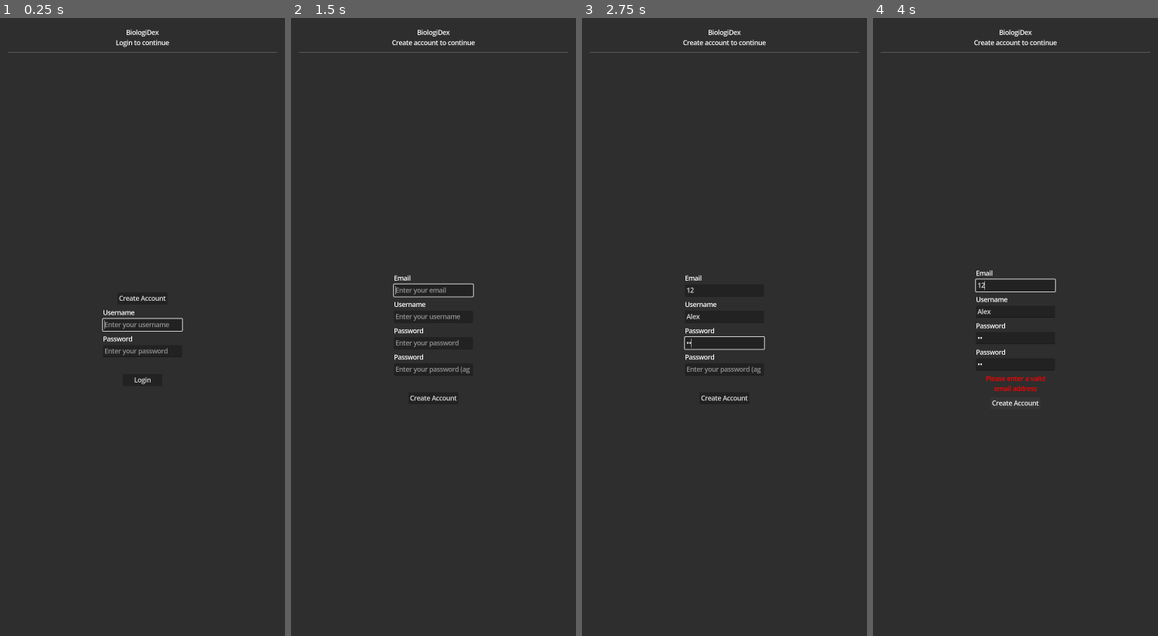
Above: before the commit, frames 1-4 (left to right).
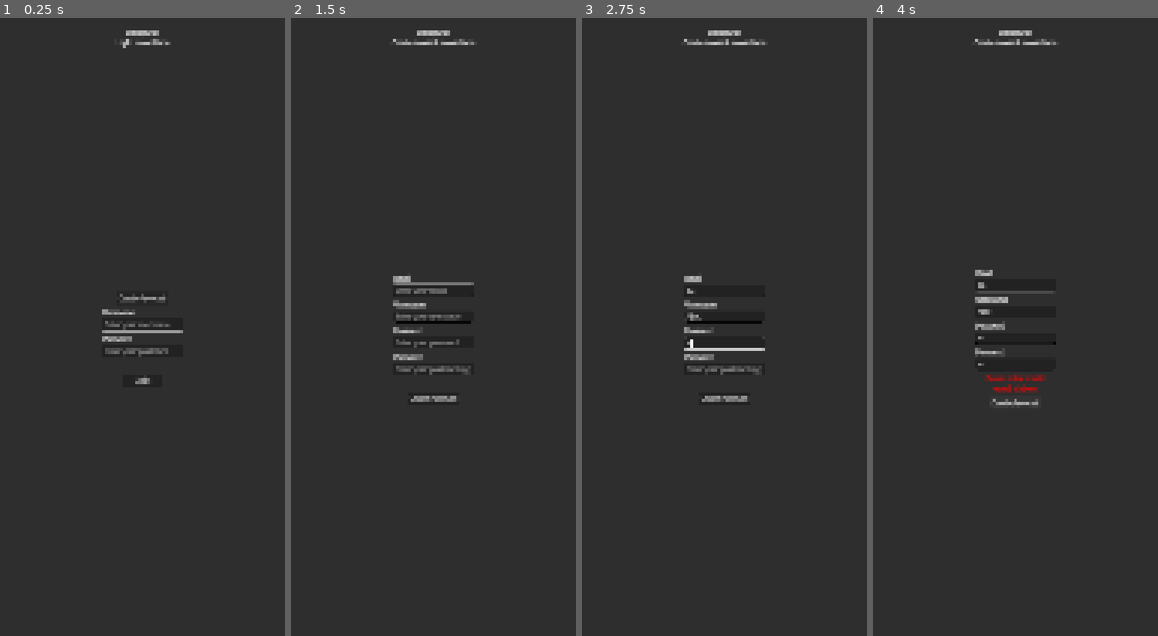
Above: after the commit, the same moments.

Repository: BryanRacic/biologidex
Game: Godot game, scene res://scenes/login/login.tscn
Same seed, same stepped clock (60 frames per second), same inputs: the game is played once before the commit and once after it.
Inputs (mouse positions are in pixels of both pictures, inside the frame that each line leads up to):
- Up to frame 1 (0.25 s): no input
- Up to frame 2 (1.5 s): click (433, 327) at 0.52 s; type "Alex" at 0.6 s; click (433, 351) at 0.75 s; type "12" at 0.83 s; click "Create Account" at 1.25 s
- Up to frame 3 (2.75 s): click (724, 289) at 2.02 s; type "12" at 2.1 s; click (724, 314) at 2.25 s; type "Alex" at 2.33 s; click (724, 345) at 2.48 s; type "12" at 2.57 s
- Up to frame 4 (4 s): click (1015, 370) at 2.77 s; type "12" at 2.85 s; click "Create Account" at 3.5 s

The runs differ from the first frame. In frame 1, 1.1% of the frame differs, in the area x 2-98%, y 1-60%; in frame 2, 1.7%, in the area x 2-98%, y 1-63%; in frame 3, 1.4%; in frame 4, 1.4%.

Commit message:
Export fixes & custom html shell

Diff:
--- a/client/biologidex-client/features/navigation/navigation_manager.gd
+++ b/client/biologidex-client/features/navigation/navigation_manager.gd
@@ -9,6 +9,39 @@
 var scene_stack: Array[String] = []
 var max_stack_size: int = 10  # Prevent memory issues with very deep navigation
 var navigation_context: Dictionary = {}  # Context data to pass to next scene
+
+
+func _ready() -> void:
+	_setup_display_scaling()
+
+
+func _setup_display_scaling() -> void:
+	"""Configure display scaling for high DPI devices"""
+	var screen_count := DisplayServer.get_screen_count()
+	var primary_screen := DisplayServer.get_primary_screen()
+	var screen_dpi := DisplayServer.screen_get_dpi(primary_screen)
+	var screen_size := DisplayServer.screen_get_size(primary_screen)
+
+	# Log display info for debugging
+	print("[Display] Screens: %d, Primary DPI: %d, Size: %s" % [screen_count, screen_dpi, screen_size])
+
+	# On web, get_screen_scale returns 1.0 but the browser handles DPI
+	# On desktop, we may need to adjust content_scale_factor
+	if OS.has_feature("web"):
+		# Web platforms handle DPI via HTML/CSS - log for debugging
+		print("[Display] Web platform detected - DPI handled by browser")
+	else:
+		# Desktop platforms - check if we need scale adjustment
+		var window := get_window()
+		if window and screen_dpi > 0:
+			# Standard DPI is ~96 on Windows, ~72 on macOS
+			# If DPI is significantly higher, we may be on a high DPI display
+			var base_dpi := 96.0 if OS.has_feature("windows") else 72.0
+			var scale_factor := screen_dpi / base_dpi
+
+			if scale_factor > 1.5:
+				print("[Display] High DPI detected (scale: %.2f)" % scale_factor)
+				# content_scale_factor is automatically handled by allow_hidpi setting
 
 
 func navigate_to(scene_path: String, clear_history: bool = false) -> void:
--- a/client/biologidex-client/features/ui/components/image_viewer/image_viewer.tscn
+++ b/client/biologidex-client/features/ui/components/image_viewer/image_viewer.tscn
@@ -12,7 +12,7 @@
 grow_vertical = 2
 script = ExtResource("1")
 
-[node name="AspectRatioContainer" type="AspectRatioContainer"]
+[node name="AspectRatioContainer" type="AspectRatioContainer" parent="."]
 layout_mode = 1
 anchors_preset = 15
 anchor_right = 1.0
--- a/client/biologidex-client/project.godot
+++ b/client/biologidex-client/project.godot
@@ -31,7 +31,7 @@
 window/size/initial_position_type=3
 window/size/window_width_override=1280
 window/size/window_height_override=720
-window/stretch/mode="viewport"
+window/stretch/mode="canvas_items"
 window/stretch/aspect="expand"
 window/handheld/orientation=6
 
@@ -42,6 +42,7 @@
 [gui]
 
 theme/default_font_multichannel_signed_distance_field=true
+theme/default_font_generate_mipmaps=true
 theme/default_theme_scale=2.0
 
 [rendering]
--- a/client/biologidex-client/scenes/home/home.tscn
+++ b/client/biologidex-client/scenes/home/home.tscn
@@ -26,7 +26,7 @@
 
 [sub_resource type="LabelSettings" id="LabelSettings_jdwn7"]
 font = ExtResource("2_vut6t")
-font_size = 160
+font_size = 246
 font_color = Color(0, 0, 0, 1)
 
 [node name="Home" type="Node2D"]
@@ -72,9 +72,11 @@
 horizontal_alignment = 1
 vertical_alignment = 1
 
-[node name="HSeparator" type="HSeparator" parent="UI/Control/CenterContainer/VBoxContainer"]
-layout_mode = 2
-theme = ExtResource("4_vut6t")
+[node name="HSeparator" type="ColorRect" parent="UI/Control/CenterContainer/VBoxContainer"]
+custom_minimum_size = Vector2(1400, 3)
+layout_mode = 2
+size_flags_horizontal = 3
+color = Color(0, 0, 0, 0.6)
 
 [node name="Spacer" type="Control" parent="UI/Control/CenterContainer/VBoxContainer"]
 layout_mode = 2
@@ -87,6 +89,7 @@
 custom_minimum_size = Vector2(80, 44)
 layout_mode = 2
 theme = ExtResource("4_vut6t")
+theme_override_font_sizes/font_size = 124
 text = "Upload Image	"
 
 [node name="FeedButton" type="Button" parent="UI/Control/CenterContainer/VBoxContainer"]
@@ -94,6 +97,7 @@
 custom_minimum_size = Vector2(80, 44)
 layout_mode = 2
 theme = ExtResource("4_vut6t")
+theme_override_font_sizes/font_size = 124
 text = "Dex Feed"
 
 [node name="DexButton" type="Button" parent="UI/Control/CenterContainer/VBoxContainer"]
@@ -101,6 +105,7 @@
 custom_minimum_size = Vector2(80, 44)
 layout_mode = 2
 theme = ExtResource("4_vut6t")
+theme_override_font_sizes/font_size = 124
 text = "View Dex"
 
 [node name="TreeButton" type="Button" parent="UI/Control/CenterContainer/VBoxContainer"]
@@ -108,6 +113,7 @@
 custom_minimum_size = Vector2(80, 44)
 layout_mode = 2
 theme = ExtResource("4_vut6t")
+theme_override_font_sizes/font_size = 124
 text = "Lineage Tree"
 
 [node name="SocialButton" type="Button" parent="UI/Control/CenterContainer/VBoxContainer"]
@@ -115,6 +121,7 @@
 custom_minimum_size = Vector2(80, 44)
 layout_mode = 2
 theme = ExtResource("4_vut6t")
+theme_override_font_sizes/font_size = 124
 text = "Friends"
 
 [node name="MenuButton" type="Button" parent="UI/Control/CenterContainer/VBoxContainer"]
--- a/client/biologidex-client/theme.tres
+++ b/client/biologidex-client/theme.tres
@@ -79,8 +79,7 @@
 
 [sub_resource type="StyleBoxLine" id="StyleBoxLine_e1x85"]
 color = Color(0, 0, 0, 0.60784316)
-grow_begin = -75.0
-grow_end = -75.0
+thickness = 2
 
 [sub_resource type="StyleBoxEmpty" id="StyleBoxEmpty_e1x85"]
 
@@ -97,6 +96,7 @@
 corner_radius_bottom_left = 8
 
 [resource]
+default_base_scale = 1.0
 default_font_size = 16
 Button/colors/font_color = Color(0, 0, 0, 1)
 Button/colors/font_disabled_color = Color(0.5, 0.5, 0.5, 0.5)
Not shown, changed: client/biologidex-client/export_presets.cfg
Not shown, changed: CLAUDE.md
Not shown, changed: client/README.md
Not shown, added: client/biologidex-client/export_templates/README.md
Not shown, added: client/biologidex-client/export_templates/custom_html_shell.html
Not shown, changed: server/biologidex/settings/base.py
Not shown, changed: server/biologidex/settings/production.py
Not shown, changed: server/biologidex/settings/production_local.py
